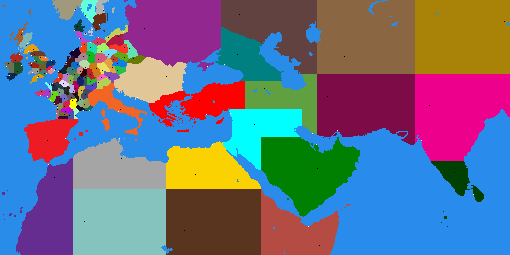
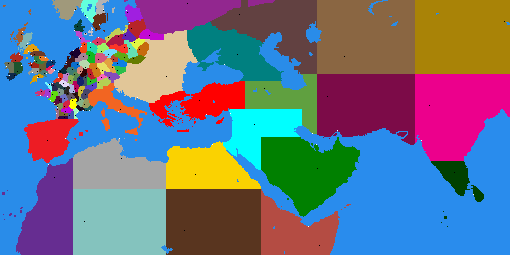
Before/after of a (510, 255) layered artwork. What changed in the layer stack:
painted on "map_regions" over [122, 0, 275, 71]
